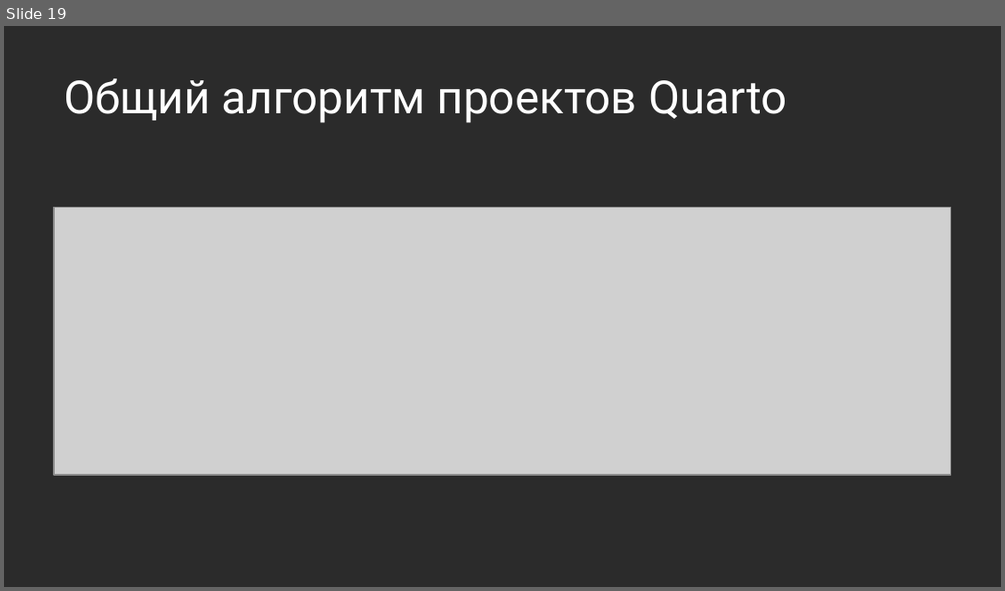
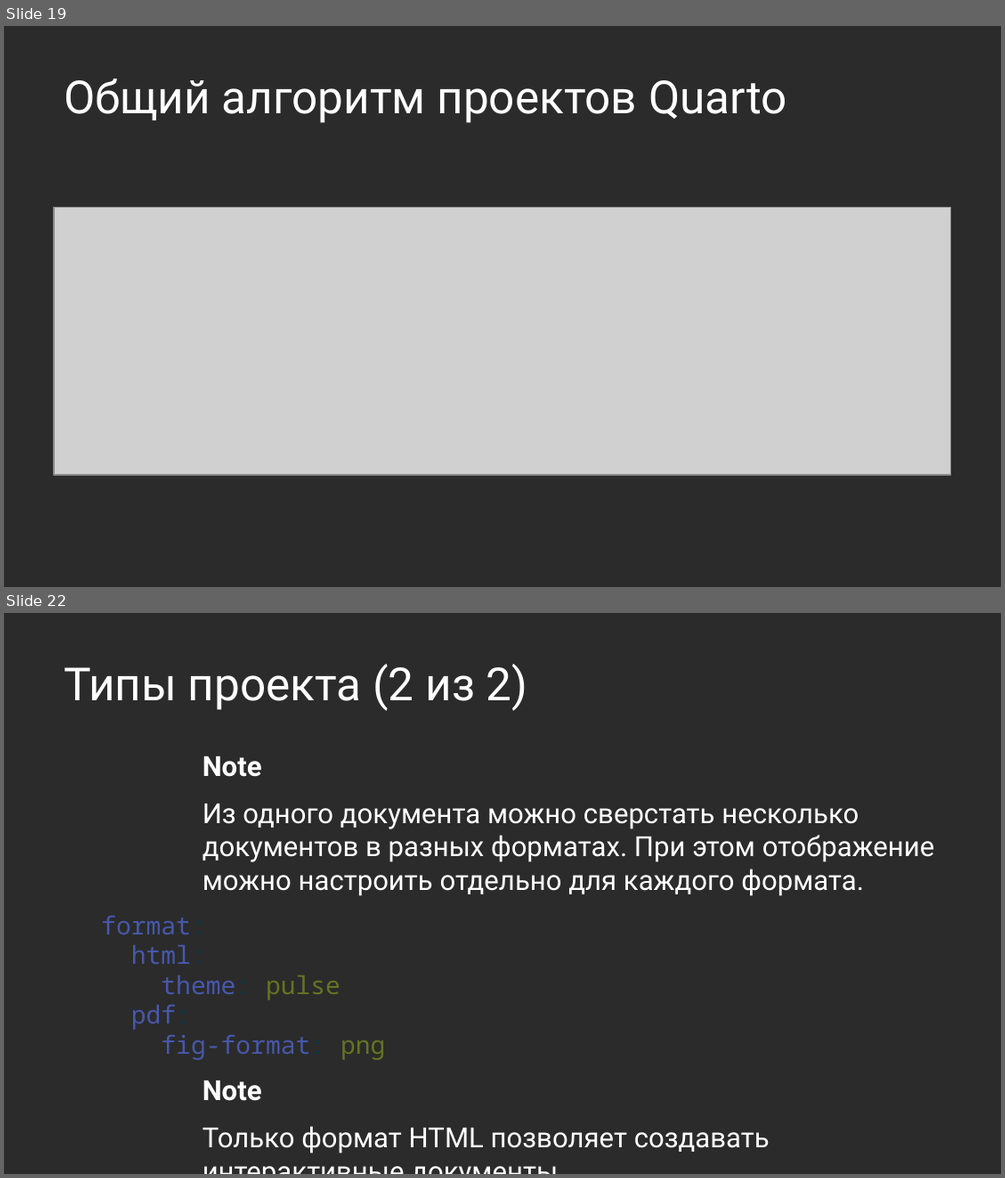
Before and after one commit to Marwolaeth/OTUS_R4DA, a slide deck: 01-Quarto/slides_draft.pptx. Shown one above the other, each under a label of ours: slide 19 before the commit, slides 19 and 22 after it; the slides between them are not shown. The pictures are 1005x591 and 1005x1178 pixels, drawn with LibreOffice and Linux fonts; fonts in the diff are those of the drawing; grey boxes stand for pictures; background and template pictures are left out; a plain dark background stands for a picture behind light text. Boxes give left, top, right and bottom in pixels: in the first picture for what was removed or moved away, otherwise in the second. Text is boxed around its words. In the diff, an @@ line names an element or a change of style, - is before the commit and + after.

```diff
--- a/01-Quarto/slides_draft.pptx
+++ b/01-Quarto/slides_draft.pptx
@@ slide 22 added at [4, 613, 1001, 1174], background picture (left out) @@
@@ title added at [64, 664, 528, 711], 33 pt, text #FFFFFF @@
+Типы проекта (2 из 2)
@@ text added at [101, 756, 935, 1153], 20 pt, text #FFFFFF @@
+Note
+Из одного документа можно сверстать несколько документов в разных форматах. При этом отображение можно настроить отдельно для каждого формата.
+format:
+html:
+theme: pulse
+pdf:
+fig-format: png
+Note
+Только формат HTML позволяет создавать интерактивные документы.
```
Also in this commit, not shown: 2 slides changed, 5 other slides added, 3 other files.
